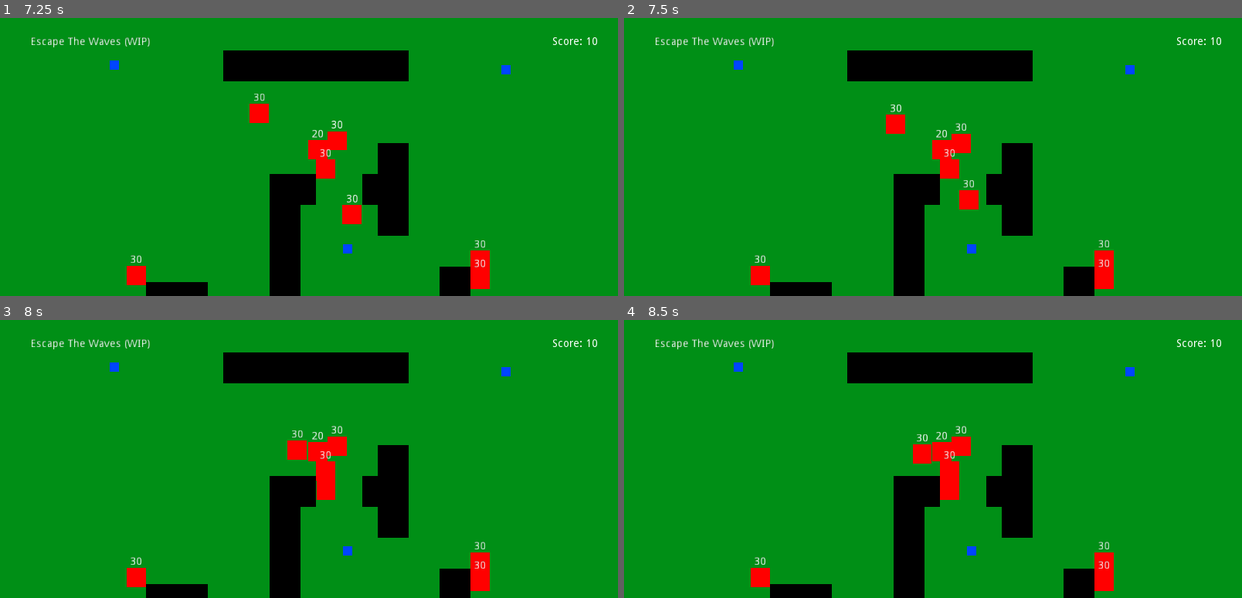
Above: before the commit, frames 1-4 (two rows, left to right).
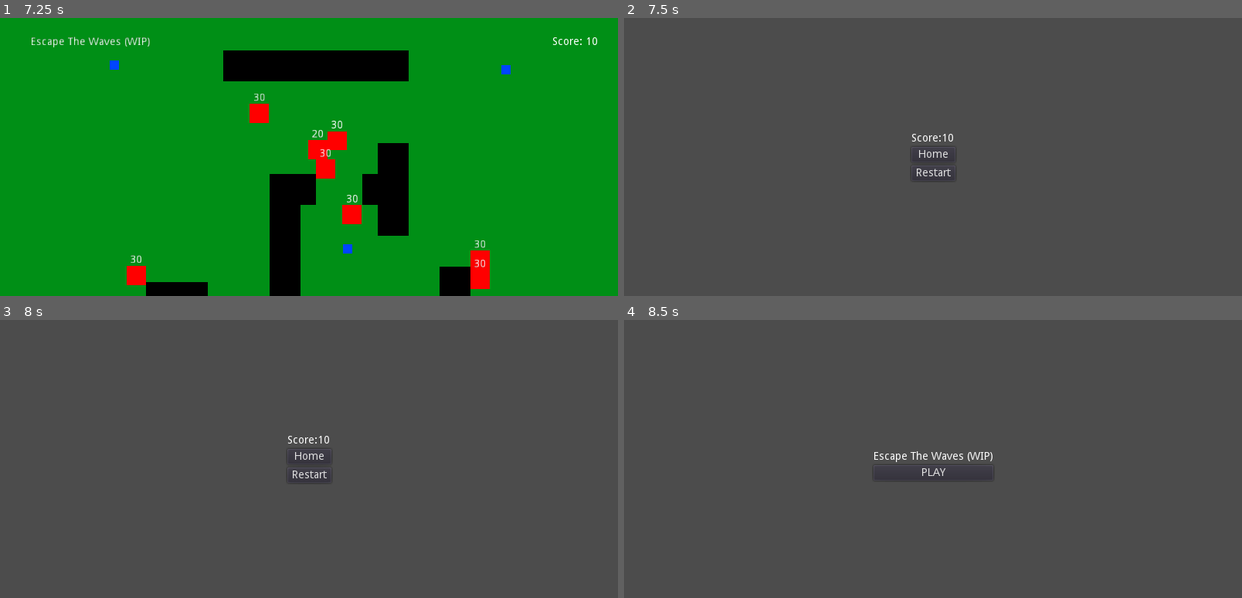
Above: after the commit, the same moments.

Repository: EmilienLeroy/EscapeTheWave
Game: Godot game, scene res://main.tscn
Same seed, same stepped clock (60 frames per second), same inputs: the game is played once before the commit and once after it.
Inputs (mouse positions are in pixels of both pictures, inside the frame that each line leads up to):
- Up to frame 1 (7.25 s): click "PLAY" at 0.5 s; tap Enter at 1.25 s; move the mouse to (444, 143) at 1.27 s; hold Right (ui_right) 1.28-2 s; click (444, 143) at 1.42 s; drag from (185, 170) to (142, 87) at 2.02 s; move the mouse to (370, 95) at 2.77 s; hold Right (ui_right) 2.78-3.5 s; drag from (278, 212) to (241, 279) at 3.52 s; move the mouse to (494, 198) at 4.27 s; hold Left (ui_left) 4.28-5 s; drag from (123, 115) to (383, 151) at 5.02 s; move the mouse to (339, 157) at 5.77 s; hold Down (ui_down) 5.78-6.5 s; click (339, 157) at 5.92 s; drag from (216, 87) to (352, 126) at 6.52 s
- Up to frame 2 (7.5 s): move the mouse to (1068, 143) at 7.27 s; hold Up (ui_up) from 7.28 s (still down)
- Up to frame 3 (8 s): keep holding Up (ui_up)
- Up to frame 4 (8.5 s): release Up (ui_up) at 8 s; click (933, 456) at 8 s, where only the run after the commit has a clickable "Home"

Frame 1 is identical in both runs. In frame 2, 100% of the frame differs, in the area x 0-100%, y 0-100%; in frame 3, 100%; in frame 4, 100%.

Commit message:
✨ Add score view and improve router to send data btw scenes

Diff:
--- a/entities/camera/camera.gd
+++ b/entities/camera/camera.gd
@@ -16,5 +16,5 @@
 
 	position = lerp(position, target.position, 0.08);
 
-func on_game_over():
+func on_game_over(score):
 	target = null;
--- a/entities/mobs/base/base.gd
+++ b/entities/mobs/base/base.gd
@@ -77,5 +77,5 @@
 
 	get_target_path(player.global_position);
 
-func on_game_over():
+func on_game_over(score):
 	player = null;
--- a/entities/mobs/spawn/spawn.gd
+++ b/entities/mobs/spawn/spawn.gd
@@ -35,5 +35,5 @@
 	add_child(mob);
 	mob.global_position = global_position;
 
-func on_game_over():
+func on_game_over(score):
 	player = null;
--- a/entities/player/player.gd
+++ b/entities/player/player.gd
@@ -1,6 +1,6 @@
 extends KinematicBody2D
 
-signal increase_score;
+signal update_score;
 signal game_over;
 
 var Bullet = preload("res://entities/bullets/base/base.tscn");
@@ -13,6 +13,7 @@
 export var max_life = 100;
 export var shoot_interval = 10;
 
+var score = 0;
 var velocity = Vector2();
 
 func _ready():
@@ -76,8 +77,7 @@
 	set_life(life);
 
 	if (life <= 0):
-		emit_signal('game_over');
-		queue_free();
+		died();
 
 func healing(value: int):
 	var new_life = life + value;
@@ -88,8 +88,13 @@
 	life = new_life;
 	set_life(life);
 
+func died():
+	emit_signal('game_over', score);
+	queue_free();
+
 func set_life(life: int):
 	$Life.text = str(life);
 
 func on_mob_kill(mob):
-	emit_signal("increase_score", mob.score_value);
+	score = score + mob.score_value;
+	emit_signal("update_score", score);
--- /dev/null
+++ b/scenes/score/score.gd
@@ -0,0 +1,18 @@
+extends MarginContainer
+
+var score = 0;
+
+func init(data):
+	score = data.score;
+
+func _ready():
+	$Container/Home.connect("button_down", self, "on_home_down");
+	$Container/Restart.connect("button_down", self, "on_restart_down");
+	$Container/Label.text = "Score:" + str(score);
+	pass
+
+func on_home_down():
+	Router.goto_scene('res://scenes/home/home.tscn');
+
+func on_restart_down():
+	Router.goto_scene('res://scenes/single/single.tscn');
--- /dev/null
+++ b/scenes/score/score.tscn
@@ -0,0 +1,35 @@
+[gd_scene load_steps=2 format=2]
+
+[ext_resource path="res://scenes/score/score.gd" type="Script" id=1]
+
+[node name="Score" type="MarginContainer"]
+anchor_left = 0.5
+anchor_top = 0.5
+anchor_right = 0.5
+anchor_bottom = 0.5
+margin_left = -28.5
+margin_top = -31.0
+margin_right = 28.5
+margin_bottom = 31.0
+script = ExtResource( 1 )
+
+[node name="Container" type="VBoxContainer" parent="."]
+margin_right = 57.0
+margin_bottom = 62.0
+
+[node name="Label" type="Label" parent="Container"]
+margin_right = 57.0
+margin_bottom = 14.0
+text = "Score:"
+
+[node name="Home" type="Button" parent="Container"]
+margin_top = 18.0
+margin_right = 57.0
+margin_bottom = 38.0
+text = "Home"
+
+[node name="Restart" type="Button" parent="Container"]
+margin_top = 42.0
+margin_right = 57.0
+margin_bottom = 62.0
+text = "Restart"
--- a/scenes/single/single.gd
+++ b/scenes/single/single.gd
@@ -3,10 +3,17 @@
 var score = 0;
 
 func _ready():
-	$Player.connect("increase_score", self, "on_increase_score");
+	$Player.connect("update_score", self, "on_increase_score");
+	$Player.connect("game_over", self, "on_game_over");
 	pass
 
 func on_increase_score(new_score: int):
-	score = score + new_score;
+	score = new_score;
+	$HUD/Score.text = "Score: " + str(score);
 
-	$HUD/Score.text = "Score: " + str(score);
+func on_game_over(end_score: int):
+	yield(get_tree().create_timer(0.5), "timeout");
+
+	Router.goto_scene('res://scenes/score/score.tscn', {
+		"score": end_score
+	});
--- a/utils/router.gd
+++ b/utils/router.gd
@@ -6,13 +6,17 @@
 	var root = get_tree().root;
 	current_scene = root.get_child(root.get_child_count() - 1)
 
-func goto_scene(path):
-	call_deferred("update_current_view", path);
+func goto_scene(path, data = null):
+	call_deferred("update_current_view", path, data);
 
-func update_current_view(path):
+func update_current_view(path, data = null):
 	var scene = ResourceLoader.load(path);
 
 	current_scene.free();
 	current_scene = scene.instance();
+
+	if (current_scene.has_method('init')):
+		current_scene.init(data);
+
 	get_tree().root.add_child(current_scene);
 	get_tree().current_scene = current_scene;
